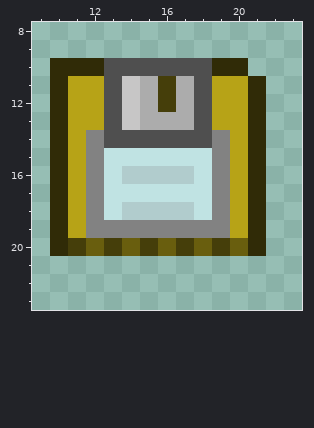
A pixel-art sprite gets an edit: Resources/Textures/Objects/Misc/module.rsi/datadisk2.png. The picture above is the old version.
The file is 32x32 pixels. Shown: x 9..23, y 8..23.
After:
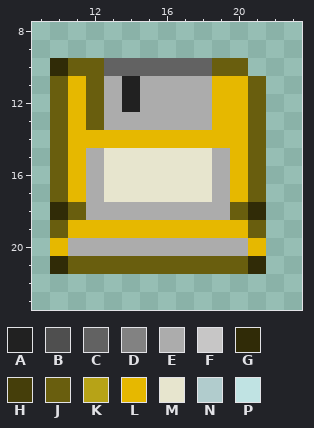
Palette (. is transparent): A #212121  B #4f4f4f  C #626262  D #828282  E #acacac  F #c7c6c6  G #302b07  H #453e0a  J #695e0e  K #b7a317  L #e6b800  M #e7e5ce  N #b1cccd  P #c0e3e3
Change:
Changed rows in their new state; - is an unchanged pixel.
first column x 10:
10 -JJCCCCCCJJ-
11 JLJEA-E-ELLJ
12 JLJEA-E-ELLJ
13 JLJEE---ELLJ
14 JLLLLLLLLLLJ
15 JLEMMMMMMELJ
16 JLEMMMMMMELJ
17 JLEMMMMMMELJ
18 -JEEEEEEEEJ-
19 JLLLLLLLLLLJ
20 LEEEEEEEEEEL
21 GJJJJJJJJJJG
Boxes around the changes in both pictures, in picture pixels (x1, y1, x2, y2):
changed: (50, 58, 266, 274)
